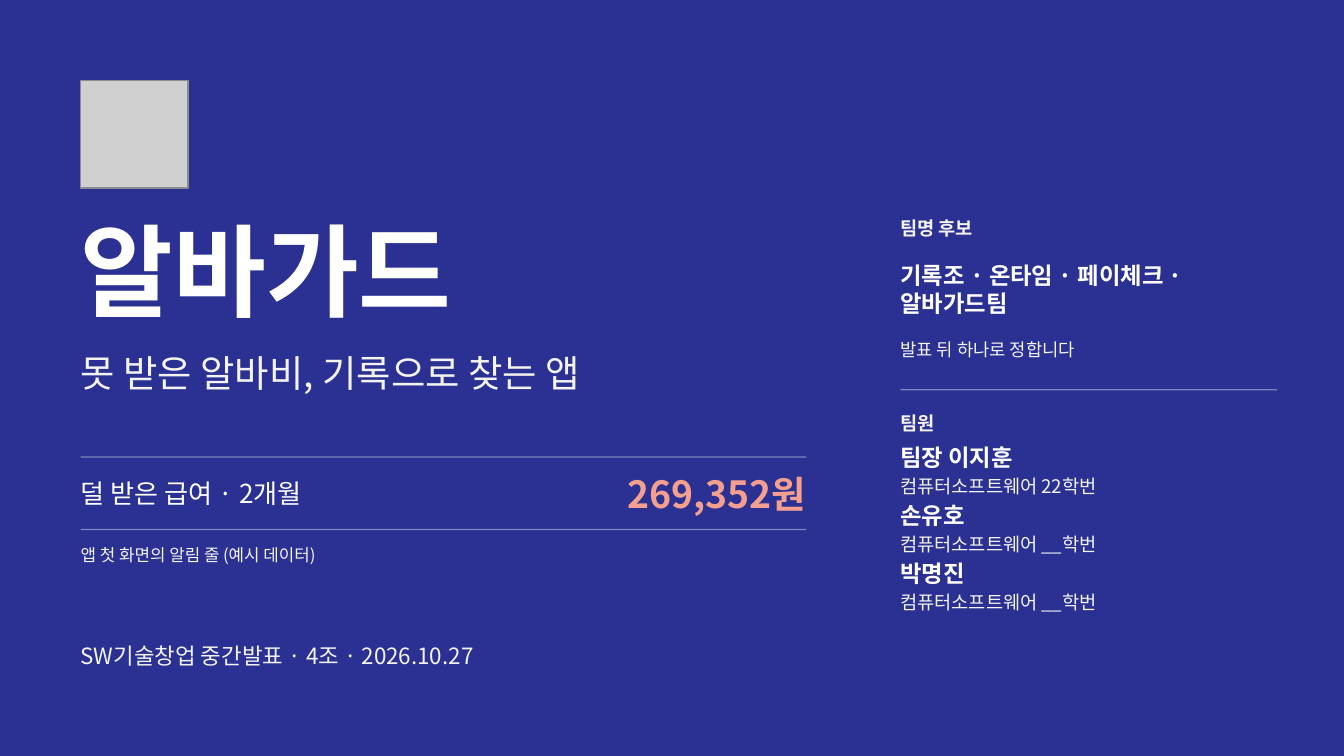
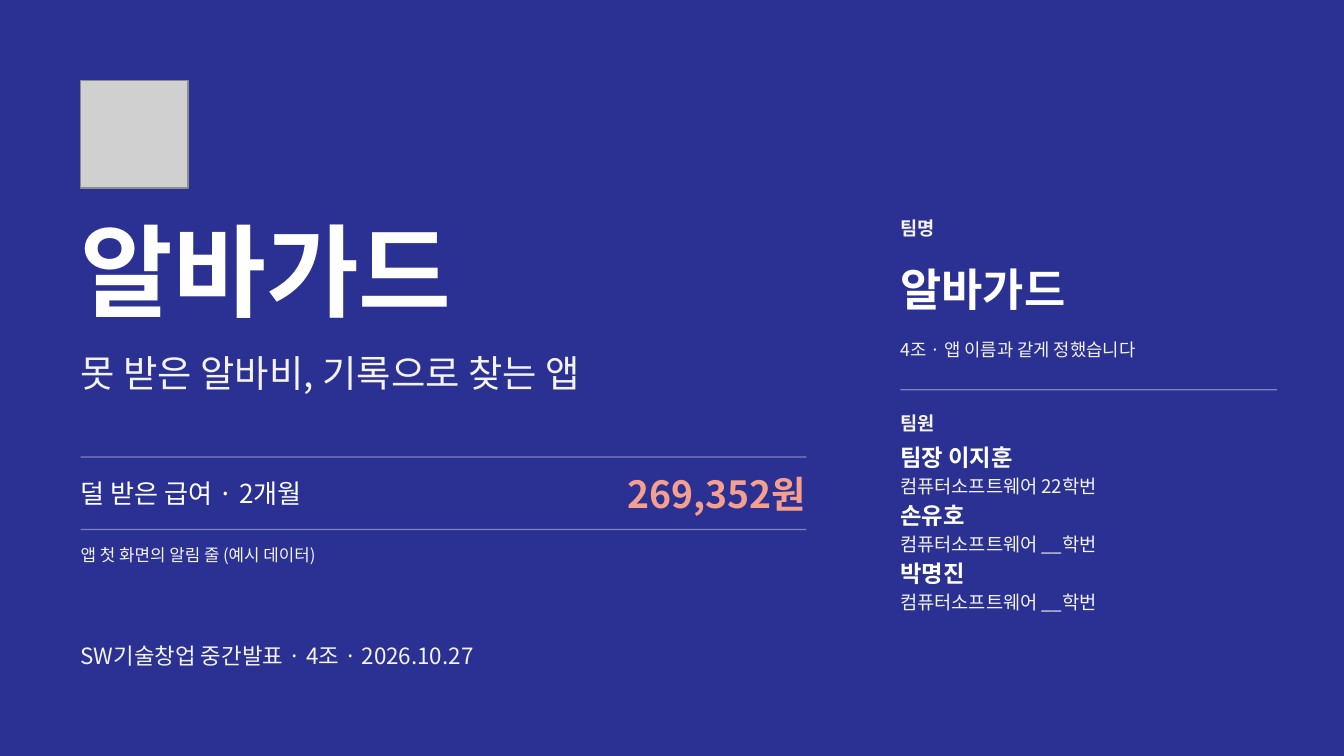
Before and after one commit to jihooni217/albaguard, a slide deck: slide 1 of docs/06_중간발표_PPT.pptx. Drawn at 1344x756 pixels with LibreOffice and Linux fonts; fonts in the diff are those of the drawing; grey boxes stand for pictures. Boxes give left, top, right and bottom in pixels: in the first picture for what was removed or moved away, otherwise in the second. Text is boxed around its words. In the diff, an @@ line names an element or a change of style, - is before the commit and + after.

```diff
--- a/docs/06_중간발표_PPT.pptx
+++ b/docs/06_중간발표_PPT.pptx
@@ text at (900,219,934,237): text changed @@
-팀명 후보
+팀명
@@ text at (900,268,1065,310): text changed; size 12.5 to 24 pt @@
-기록조 · 온타임 · 페이체크 · 알바가드팀
+알바가드
@@ text at (900,341,1135,358): text changed @@
-발표 뒤 하나로 정합니다
+4조 · 앱 이름과 같게 정했습니다
```
Also in this commit, not shown: 3 other slides changed, 7 other files.
